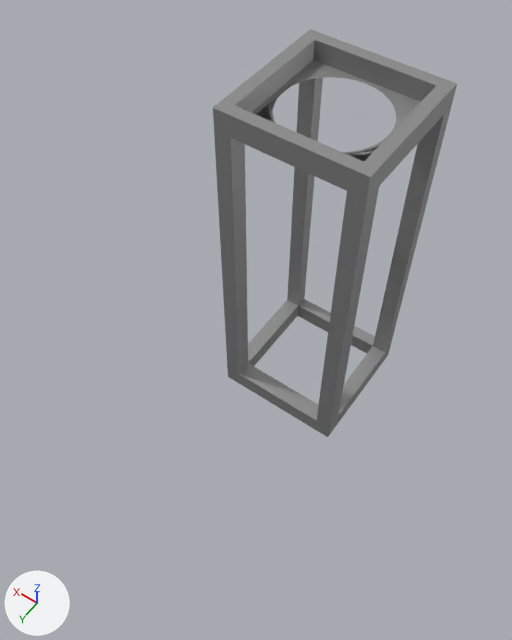
One commit to the Blender file стойки.blend: the scene before it, then after it.
Before and after are seen from a 50 mm camera at (-2.38, 3.55, 5.46) aimed at (0.3, -0.2, -0.42). Lighting does not change. The marker at lower left points along +X, +Y and +Z.
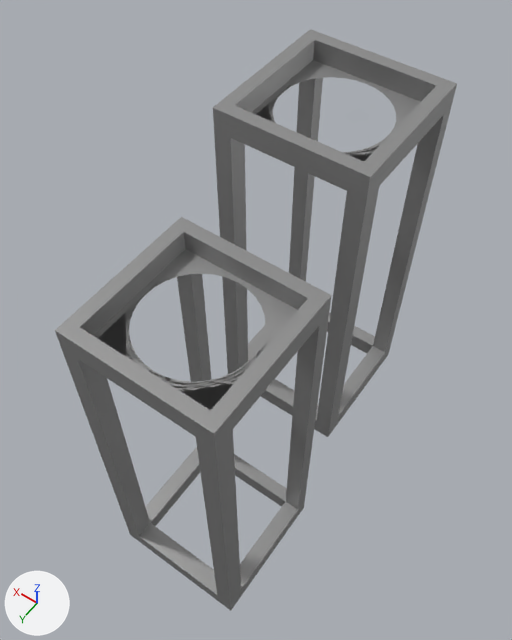
The change in detail:
Material 'Material.002' (mat_material_002) is new.
Its base color is (0.345, 0.345, 0.345) (grey #9f9f9f).
Its metallic is 0.422.
Its roughness is 0.38.
Its specular ior level is 0.449.
Its specular tint is (0.89, 0.89, 0.89) (white #f2f2f2).
Mesh me_cube_001 is new.
It has 549 vertices, 164 faces and spans x -1.0..1.0, y -1.0..1.0, z -3.31..1.0.
It uses material mat_material_002 (grey #9f9f9f).
Object 'Cube.001' (ob_cube_001) is new; it shows me_cube_001.
Its location is (0.02, 1.01, 0.18).
Its scale is (0.768, 0.764, 0.958).

What differs and where, as boxes (x1, y1, x2, y2) in the pictures (512 x 640 px):
'Cube.001', added
    after: (55, 217, 331, 610)
